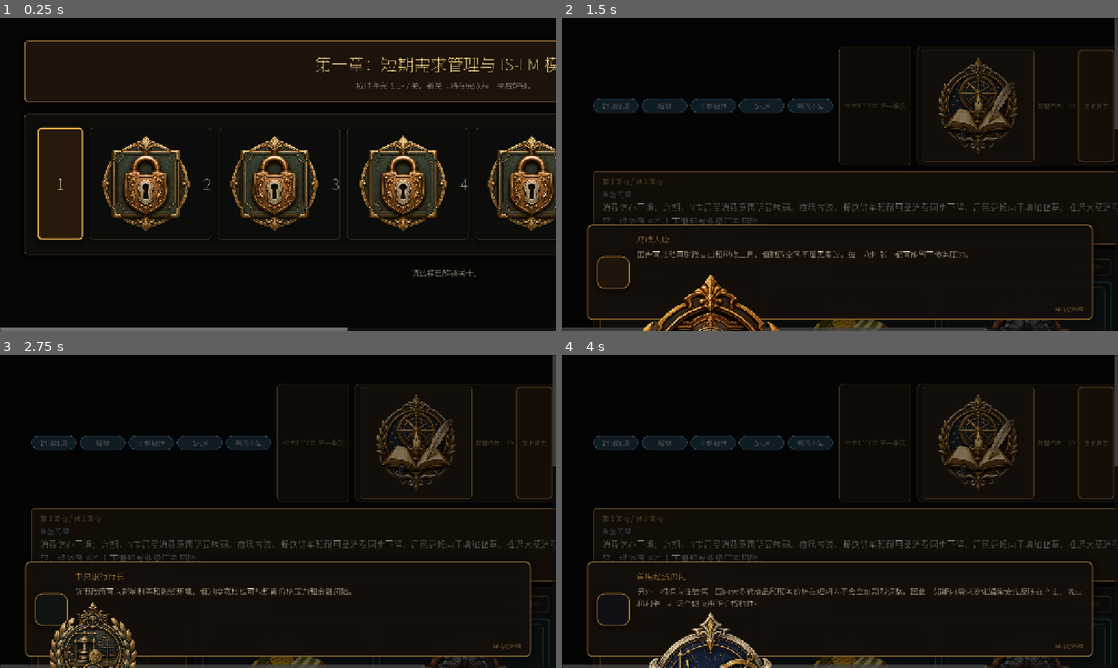
Above: before the commit, frames 1-4 (two rows, left to right).
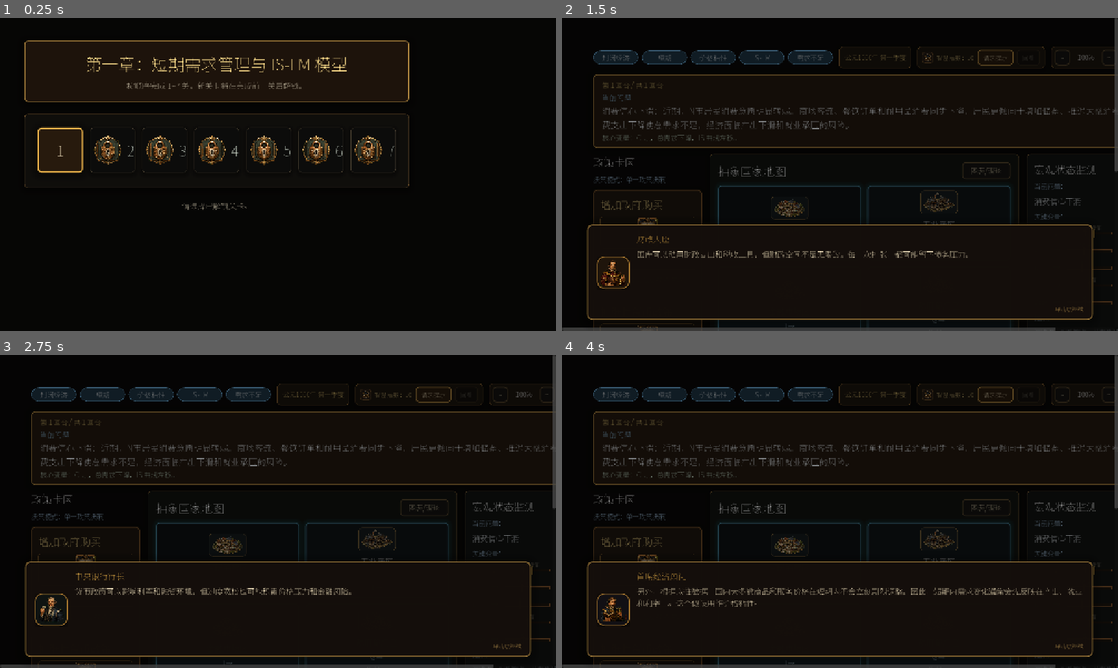
Above: after the commit, the same moments.

Repository: Austenzcy/macroecon
Game: Godot game, scene res://scenes/LevelSelect.tscn
Same seed, same stepped clock (60 frames per second), same inputs: the game is played once before the commit and once after it.
Inputs (mouse positions are in pixels of both pictures, inside the frame that each line leads up to):
- Up to frame 1 (0.25 s): no input
- Up to frame 2 (1.5 s): click "1" at 0.5 s; click "请求提示" at 1.25 s
- Up to frame 3 (2.75 s): click "图表/理论" at 2 s
- Up to frame 4 (4 s): click (1062, 395) at 2.75 s, where only the run after the commit has a clickable "-"; click (1106, 395) at 3.5 s, where only the run after the commit has a clickable "+"

The runs differ from the first frame. In frame 1, 17% of the frame differs, in the area x 0-100%, y 7-100%; in frame 2, 13%; in frame 3, 13%; in frame 4, 13%.

Commit message:
feat: redesign core art assets and fix art integration sizing

Diff:
--- a/scripts/scenes/LevelSelect.gd
+++ b/scripts/scenes/LevelSelect.gd
@@ -135,6 +135,7 @@
 	button.custom_minimum_size = Vector2(_dim(104), _dim(104))
 	button.pivot_offset = button.custom_minimum_size * 0.5
 	button.add_theme_font_size_override("font_size", _font(34))
+	button.expand_icon = true
 	if GameState.is_visible_level_unlocked(level_number):
 		button.text = str(level_number)
 		if level_number < GameState.get_unlocked_visible_level():
--- a/scripts/scenes/PolicyDesk.gd
+++ b/scripts/scenes/PolicyDesk.gd
@@ -251,6 +251,9 @@
 	var wisdom_icon_slot: PanelContainer = PanelContainer.new()
 	wisdom_icon_slot.name = "WisdomIconSlot"
 	wisdom_icon_slot.custom_minimum_size = Vector2(_dim(26), _dim(26))
+	wisdom_icon_slot.clip_contents = true
+	wisdom_icon_slot.size_flags_horizontal = Control.SIZE_SHRINK_CENTER
+	wisdom_icon_slot.size_flags_vertical = Control.SIZE_SHRINK_CENTER
 	wisdom_icon_slot.add_theme_stylebox_override("panel", _make_icon_slot_style())
 	row.add_child(wisdom_icon_slot)
 
@@ -266,6 +269,7 @@
 		var wisdom_icon_texture: TextureRect = TextureRect.new()
 		wisdom_icon_texture.name = "WisdomIconTexture"
 		wisdom_icon_texture.set_anchors_preset(Control.PRESET_FULL_RECT)
+		wisdom_icon_texture.expand_mode = TextureRect.EXPAND_IGNORE_SIZE
 		wisdom_icon_texture.stretch_mode = TextureRect.STRETCH_KEEP_ASPECT_CENTERED
 		wisdom_icon_texture.mouse_filter = Control.MOUSE_FILTER_IGNORE
 		wisdom_icon_texture.offset_left = 4
--- a/scripts/ui/AdvisorPanel.gd
+++ b/scripts/ui/AdvisorPanel.gd
@@ -43,11 +43,13 @@
 	_avatar_label.modulate = ClassicalTheme.TEXT_MAIN
 	_avatar_label.add_theme_font_size_override("font_size", 24)
 	_avatar_label.add_theme_stylebox_override("normal", ClassicalTheme.avatar_style("economic_advisor", 1.0))
+	_avatar_label.clip_contents = true
 	row.add_child(_avatar_label)
 
 	_avatar_texture = TextureRect.new()
 	_avatar_texture.name = "AdvisorBadgeTexture"
 	_avatar_texture.set_anchors_preset(Control.PRESET_FULL_RECT)
+	_avatar_texture.expand_mode = TextureRect.EXPAND_IGNORE_SIZE
 	_avatar_texture.stretch_mode = TextureRect.STRETCH_KEEP_ASPECT_CENTERED
 	_avatar_texture.mouse_filter = Control.MOUSE_FILTER_IGNORE
 	_avatar_texture.visible = false
--- a/scripts/ui/ArtAssetRegistry.gd
+++ b/scripts/ui/ArtAssetRegistry.gd
@@ -9,6 +9,15 @@
 	"central_bank_governor": "res://assets/art/characters/badges/badge_central_bank_governor.png",
 	"industry_minister": "res://assets/art/characters/badges/badge_industry_minister.png",
 	"livelihood_minister": "res://assets/art/characters/badges/badge_livelihood_minister.png"
+}
+
+const CHARACTER_PORTRAITS := {
+	"chief_minister": "res://assets/art/characters/portraits/portrait_chief_minister.png",
+	"economic_advisor": "res://assets/art/characters/portraits/portrait_economic_advisor.png",
+	"fiscal_minister": "res://assets/art/characters/portraits/portrait_fiscal_minister.png",
+	"central_bank_governor": "res://assets/art/characters/portraits/portrait_central_bank_governor.png",
+	"industry_minister": "res://assets/art/characters/portraits/portrait_industry_minister.png",
+	"livelihood_minister": "res://assets/art/characters/portraits/portrait_livelihood_minister.png"
 }
 
 const AVATAR_TO_CHARACTER := {
@@ -47,6 +56,15 @@
 	"financial_stability": "res://assets/art/icons/policies/icon_policy_financial_stability.png"
 }
 
+const POLICY_CARD_ART := {
+	"increase_government_purchase": "res://assets/art/policy_cards/policy_card_government_purchase.png",
+	"tax_cut": "res://assets/art/policy_cards/policy_card_tax_cut.png",
+	"expansionary_monetary_policy": "res://assets/art/policy_cards/policy_card_monetary_expand.png",
+	"contractionary_fiscal_policy": "res://assets/art/policy_cards/policy_card_fiscal_contract.png",
+	"contractionary_monetary_policy": "res://assets/art/policy_cards/policy_card_monetary_contract.png",
+	"keep_policy_unchanged": "res://assets/art/policy_cards/policy_card_keep_unchanged.png"
+}
+
 const POLICY_FALLBACK := {
 	"fiscal_expand": "财",
 	"fiscal_contract": "缩",
@@ -78,6 +96,13 @@
 	"government": "res://assets/art/icons/map/icon_region_government.png"
 }
 
+const MAP_REGION_SCENES := {
+	"consumption": "res://assets/art/map_regions/region_scene_consumption.png",
+	"industry": "res://assets/art/map_regions/region_scene_industry.png",
+	"finance": "res://assets/art/map_regions/region_scene_finance.png",
+	"government": "res://assets/art/map_regions/region_scene_government.png"
+}
+
 const MAP_REGION_FALLBACK := {
 	"consumption": "民",
 	"industry": "工",
@@ -94,6 +119,9 @@
 
 static func texture_for_character(speaker_id: String, avatar_id: String = "", speaker_name: String = "") -> Texture2D:
 	var character_key := normalize_character_key(speaker_id, avatar_id, speaker_name)
+	var portrait := _load_texture(str(CHARACTER_PORTRAITS.get(character_key, "")))
+	if portrait != null:
+		return portrait
 	return _load_texture(str(CHARACTER_BADGES.get(character_key, "")))
 
 
@@ -127,6 +155,27 @@
 static func texture_for_policy_type(policy_type: String, policy_id: String = "") -> Texture2D:
 	var key := normalize_policy_key(policy_type, policy_id)
 	return _load_texture(str(POLICY_TYPE_ICONS.get(key, "")))
+
+
+static func texture_for_policy_card(policy_id: String, policy_type: String = "", policy_name: String = "") -> Texture2D:
+	var direct := _load_texture(str(POLICY_CARD_ART.get(policy_id, "")))
+	if direct != null:
+		return direct
+	var source := "%s %s %s" % [policy_id, policy_type, policy_name]
+	var lowered := source.to_lower()
+	if lowered.find("government") >= 0 or source.find("政府") >= 0 or source.find("购买") >= 0:
+		return _load_texture(str(POLICY_CARD_ART.get("increase_government_purchase", "")))
+	if lowered.find("tax") >= 0 or source.find("税") >= 0:
+		return _load_texture(str(POLICY_CARD_ART.get("tax_cut", "")))
+	if (lowered.find("monetary") >= 0 or source.find("货币") >= 0) and (lowered.find("contract") >= 0 or source.find("紧缩") >= 0 or source.find("收缩") >= 0):
+		return _load_texture(str(POLICY_CARD_ART.get("contractionary_monetary_policy", "")))
+	if lowered.find("monetary") >= 0 or source.find("货币") >= 0:
+		return _load_texture(str(POLICY_CARD_ART.get("expansionary_monetary_policy", "")))
+	if lowered.find("contract") >= 0 or source.find("紧缩") >= 0 or source.find("收缩") >= 0:
+		return _load_texture(str(POLICY_CARD_ART.get("contractionary_fiscal_policy", "")))
+	if lowered.find("keep") >= 0 or source.find("不变") >= 0 or source.find("观望") >= 0:
+		return _load_texture(str(POLICY_CARD_ART.get("keep_policy_unchanged", "")))
+	return null
 
 
 static func placeholder_for_policy_type(policy_type: String, policy_id: String = "") -> String:
@@ -170,6 +219,10 @@
 	return _load_texture(str(MAP_REGION_ICONS.get(region_key, "")))
 
 
+static func texture_for_map_region_scene(region_key: String) -> Texture2D:
+	return _load_texture(str(MAP_REGION_SCENES.get(region_key, "")))
+
+
 static func placeholder_for_map_region(region_key: String) -> String:
 	return str(MAP_REGION_FALLBACK.get(region_key, "区"))
 
--- a/scripts/ui/DialogueOverlay.gd
+++ b/scripts/ui/DialogueOverlay.gd
@@ -158,11 +158,13 @@
 	_avatar_label.vertical_alignment = VERTICAL_ALIGNMENT_CENTER
 	_avatar_label.add_theme_stylebox_override("normal", _avatar_style())
 	_avatar_label.modulate = ClassicalTheme.TEXT_MAIN
+	_avatar_label.clip_contents = true
 	row.add_child(_avatar_label)
 
 	_avatar_texture = TextureRect.new()
 	_avatar_texture.name = "SpeakerBadgeTexture"
 	_avatar_texture.set_anchors_preset(Control.PRESET_FULL_RECT)
+	_avatar_texture.expand_mode = TextureRect.EXPAND_IGNORE_SIZE
 	_avatar_texture.stretch_mode = TextureRect.STRETCH_KEEP_ASPECT_CENTERED
 	_avatar_texture.mouse_filter = Control.MOUSE_FILTER_IGNORE
 	_avatar_texture.visible = false
--- a/scripts/ui/MapRegion.gd
+++ b/scripts/ui/MapRegion.gd
@@ -53,7 +53,7 @@
 	if _title_label != null:
 		_title_label.add_theme_font_size_override("font_size", int(roundf(19.0 * _ui_scale)))
 	if _icon_shell != null:
-		_icon_shell.custom_minimum_size = Vector2(34, 34) * _ui_scale
+		_icon_shell.custom_minimum_size = Vector2(86, 54) * _ui_scale
 	if _icon_label != null:
 		_icon_label.add_theme_font_size_override("font_size", int(roundf(15.0 * _ui_scale)))
 	if _lines_box != null:
@@ -77,7 +77,9 @@
 	margin.add_child(box)
 
 	_icon_shell = PanelContainer.new()
-	_icon_shell.custom_minimum_size = Vector2(34, 34)
+	_icon_shell.custom_minimum_size = Vector2(86, 54)
+	_icon_shell.clip_contents = true
+	_icon_shell.size_flags_horizontal = Control.SIZE_SHRINK_CENTER
 	_icon_shell.add_theme_stylebox_override("panel", _icon_shell_style())
 	box.add_child(_icon_shell)
 
@@ -91,6 +93,7 @@
 	_icon_texture = TextureRect.new()
 	_icon_texture.name = "RegionIconTexture"
 	_icon_texture.set_anchors_preset(Control.PRESET_FULL_RECT)
+	_icon_texture.expand_mode = TextureRect.EXPAND_IGNORE_SIZE
 	_icon_texture.stretch_mode = TextureRect.STRETCH_KEEP_ASPECT_CENTERED
 	_icon_texture.mouse_filter = Control.MOUSE_FILTER_IGNORE
 	_icon_texture.visible = false
@@ -132,7 +135,9 @@
 func _refresh_icon() -> void:
 	if _icon_label == null:
 		return
-	var texture := ArtAssetRegistry.texture_for_map_region(_region_icon_key)
+	var texture := ArtAssetRegistry.texture_for_map_region_scene(_region_icon_key)
+	if texture == null:
+		texture = ArtAssetRegistry.texture_for_map_region(_region_icon_key)
 	if texture != null:
 		_icon_texture.texture = texture
 		_icon_texture.visible = true
--- a/scripts/ui/PolicyCard.gd
+++ b/scripts/ui/PolicyCard.gd
@@ -17,6 +17,8 @@
 var _type_icon_label: Label
 var _type_icon_texture: TextureRect
 var _type_icon_shell: PanelContainer
+var _art_texture: TextureRect
+var _art_shell: PanelContainer
 var _cost_label: Label
 var _description_label: Label
 var _stamp_label: Label
@@ -58,6 +60,8 @@
 		_type_label.add_theme_font_size_override("font_size", int(roundf(15.0 * _ui_scale)))
 		_type_icon_label.add_theme_font_size_override("font_size", int(roundf(13.0 * _ui_scale)))
 		_type_icon_shell.custom_minimum_size = Vector2(28, 28) * _ui_scale
+		if _art_shell != null:
+			_art_shell.custom_minimum_size = Vector2(0, 74) * _ui_scale
 		_cost_label.add_theme_font_size_override("font_size", int(roundf(14.0 * _ui_scale)))
 		_description_label.add_theme_font_size_override("font_size", int(roundf(16.0 * _ui_scale)))
 		_stamp_label.add_theme_font_size_override("font_size", int(roundf(15.0 * _ui_scale)))
@@ -89,12 +93,34 @@
 	ClassicalTheme.apply_label_color(_name_label, "title")
 	box.add_child(_name_label)
 
+	_art_shell = PanelContainer.new()
+	_art_shell.name = "PolicyCardArtSlot"
+	_art_shell.custom_minimum_size = Vector2(0, 74)
+	_art_shell.clip_contents = true
+	_art_shell.size_flags_horizontal = Control.SIZE_EXPAND_FILL
+	_art_shell.add_theme_stylebox_override("panel", _art_shell_style())
+	_art_shell.visible = false
+	box.add_child(_art_shell)
+
+	_art_texture = TextureRect.new()
+	_art_texture.name = "PolicyCardArtTexture"
+	_art_texture.set_anchors_preset(Control.PRESET_FULL_RECT)
+	_art_texture.expand_mode = TextureRect.EXPAND_IGNORE_SIZE
+	_art_texture.stretch_mode = TextureRect.STRETCH_KEEP_ASPECT_CENTERED
+	_art_texture.mouse_filter = Control.MOUSE_FILTER_IGNORE
+	_art_texture.offset_left = 5
+	_art_texture.offset_top = 4
+	_art_texture.offset_right = -5
+	_art_texture.offset_bottom = -4
+	_art_shell.add_child(_art_texture)
+
 	var type_row: HBoxContainer = HBoxContainer.new()
 	type_row.add_theme_constant_override("separation", 8)
 	box.add_child(type_row)
 
 	_type_icon_shell = PanelContainer.new()
 	_type_icon_shell.custom_minimum_size = Vector2(28, 28)
+	_type_icon_shell.clip_contents = true
 	_type_icon_shell.add_theme_stylebox_override("panel", _icon_shell_style())
 	type_row.add_child(_type_icon_shell)
 
@@ -108,6 +134,7 @@
 	_type_icon_texture = TextureRect.new()
 	_type_icon_texture.name = "PolicyTypeIconTexture"
 	_type_icon_texture.set_anchors_preset(Control.PRESET_FULL_RECT)
+	_type_icon_texture.expand_mode = TextureRect.EXPAND_IGNORE_SIZE
 	_type_icon_texture.stretch_mode = TextureRect.STRETCH_KEEP_ASPECT_CENTERED
 	_type_icon_texture.mouse_filter = Control.MOUSE_FILTER_IGNORE
 	_type_icon_texture.visible = false
@@ -154,6 +181,14 @@
 func _refresh_type_icon() -> void:
 	if _type_icon_label == null:
 		return
+	var art_texture := ArtAssetRegistry.texture_for_policy_card(policy_id, policy_type, policy_name)
+	if _art_shell != null:
+		if art_texture != null:
+			_art_texture.texture = art_texture
+			_art_shell.visible = true
+		else:
+			_art_texture.texture = null
+			_art_shell.visible = false
 	var texture := ArtAssetRegistry.texture_for_policy_type(policy_type, policy_id)
 	if texture != null:
 		_type_icon_texture.texture = texture
@@ -173,6 +208,15 @@
 	return style
 
 
+func _art_shell_style() -> StyleBoxFlat:
+	var style := StyleBoxFlat.new()
+	style.bg_color = Color(0.10, 0.08, 0.055, 0.58)
+	style.border_color = Color(0.52, 0.38, 0.18, 0.56)
+	style.set_border_width_all(1)
+	style.set_corner_radius_all(6)
+	return style
+
+
 func _on_mouse_entered() -> void:
 	_apply_style(true, _is_selected)
 	ClassicalTheme.hover_to(self, Vector2(1.035, 1.035), 0.10)
Binary file added: assets/art/characters/portraits/portrait_central_bank_governor.png
Not shown, added: assets/art/characters/portraits/portrait_central_bank_governor.png.import
Binary file added: assets/art/characters/portraits/portrait_chief_minister.png
Not shown, added: assets/art/characters/portraits/portrait_chief_minister.png.import
Binary file added: assets/art/characters/portraits/portrait_economic_advisor.png
Not shown, added: assets/art/characters/portraits/portrait_economic_advisor.png.import
Binary file added: assets/art/characters/portraits/portrait_fiscal_minister.png
Not shown, added: assets/art/characters/portraits/portrait_fiscal_minister.png.import
Binary file added: assets/art/characters/portraits/portrait_industry_minister.png
Not shown, added: assets/art/characters/portraits/portrait_industry_minister.png.import
Binary file added: assets/art/characters/portraits/portrait_livelihood_minister.png
Not shown, added: assets/art/characters/portraits/portrait_livelihood_minister.png.import
(and 24 more such lines)
